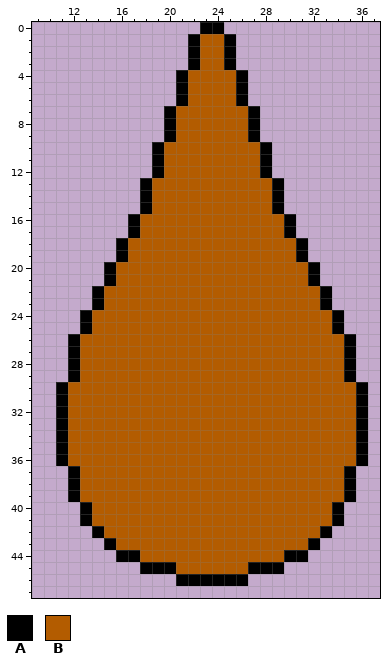
One commit to this pixel-art sprite: images/orange-droplet.png. This is how it looked before the edit.
The file is 48x48 pixels. Colours within 5 levels of each other are drawn and written as one. Shown: x 9..37, y 0..47.
Palette (. is transparent): A #000000  B #b35c00
Pixels before, first column x 11:
 0 ............AA............
 1 ...........ABBA...........
 2 ...........ABBA...........
 3 ...........ABBA...........
 4 ..........ABBBBA..........
 5 ..........ABBBBA..........
 6 ..........ABBBBA..........
 7 .........ABBBBBBA.........
 8 .........ABBBBBBA.........
 9 .........ABBBBBBA.........
10 ........ABBBBBBBBA........
11 ........ABBBBBBBBA........
12 ........ABBBBBBBBA........
13 .......ABBBBBBBBBBA.......
14 .......ABBBBBBBBBBA.......
15 .......ABBBBBBBBBBA.......
16 ......ABBBBBBBBBBBBA......
17 ......ABBBBBBBBBBBBA......
18 .....ABBBBBBBBBBBBBBA.....
19 .....ABBBBBBBBBBBBBBA.....
20 ....ABBBBBBBBBBBBBBBBA....
21 ....ABBBBBBBBBBBBBBBBA....
22 ...ABBBBBBBBBBBBBBBBBBA...
23 ...ABBBBBBBBBBBBBBBBBBA...
24 ..ABBBBBBBBBBBBBBBBBBBBA..
25 ..ABBBBBBBBBBBBBBBBBBBBA..
26 .ABBBBBBBBBBBBBBBBBBBBBBA.
27 .ABBBBBBBBBBBBBBBBBBBBBBA.
28 .ABBBBBBBBBBBBBBBBBBBBBBA.
29 .ABBBBBBBBBBBBBBBBBBBBBBA.
30 ABBBBBBBBBBBBBBBBBBBBBBBBA
31 ABBBBBBBBBBBBBBBBBBBBBBBBA
32 ABBBBBBBBBBBBBBBBBBBBBBBBA
33 ABBBBBBBBBBBBBBBBBBBBBBBBA
34 ABBBBBBBBBBBBBBBBBBBBBBBBA
35 ABBBBBBBBBBBBBBBBBBBBBBBBA
36 ABBBBBBBBBBBBBBBBBBBBBBBBA
37 .ABBBBBBBBBBBBBBBBBBBBBBA.
38 .ABBBBBBBBBBBBBBBBBBBBBBA.
39 .ABBBBBBBBBBBBBBBBBBBBBBA.
40 ..ABBBBBBBBBBBBBBBBBBBBA..
41 ..ABBBBBBBBBBBBBBBBBBBBA..
42 ...ABBBBBBBBBBBBBBBBBBA...
43 ....ABBBBBBBBBBBBBBBBA....
44 .....AABBBBBBBBBBBBAA.....
45 .......AAABBBBBBAAA.......
46 ..........AAAAAA..........
After:
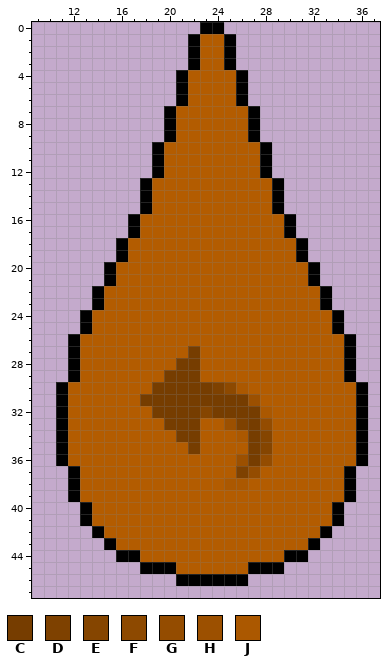
Colours new in this view: C #763d00  D #7e4100  E #854500  F #8d4900  G #944c00  H #9c5000  J #ab5800
The exact change:
Colour B becomes colour C in row 27 at x 22; in row 28 at x 21 to 22; in row 29 at x 20 to 22; in row 30 at x 19 to 23; in row 31 at x 18 to 26; in row 32 at x 19 to 22 and 24 to 27.
Colour B becomes colour C in row 33 at x 20 to 22 and 27; in row 34 at x 21 to 22 and 27; in row 35 at x 22 and 27; in row 36 at x 27.
Colour B becomes colour D in row 30 at x 24; in row 33 at x 26; in row 37 at x 26.
Colour B becomes colour E in row 32 at x 23; in rows 34 to 35 at x 28.
Colour B becomes colour F in row 30 at x 25.
Colour B becomes colour G in row 33 at x 28; in row 36 at x 28; in row 37 at x 27.
Colour B becomes colour H in row 31 at x 27; in row 33 at x 25; in row 36 at x 26.
Colour B becomes colour J in row 30 at x 26; in row 32 at x 28; in row 34 at x 26; in row 38 at x 25 to 26.
Changed places in both pictures, as pixel boxes (x1, y1, x2, y2):
changed: (140, 346, 272, 490)
